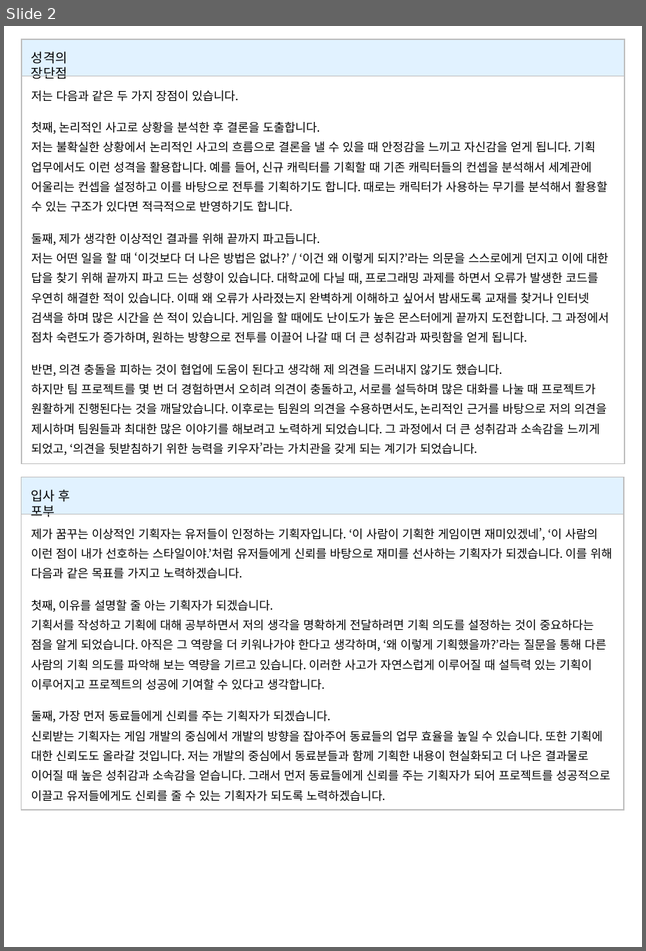
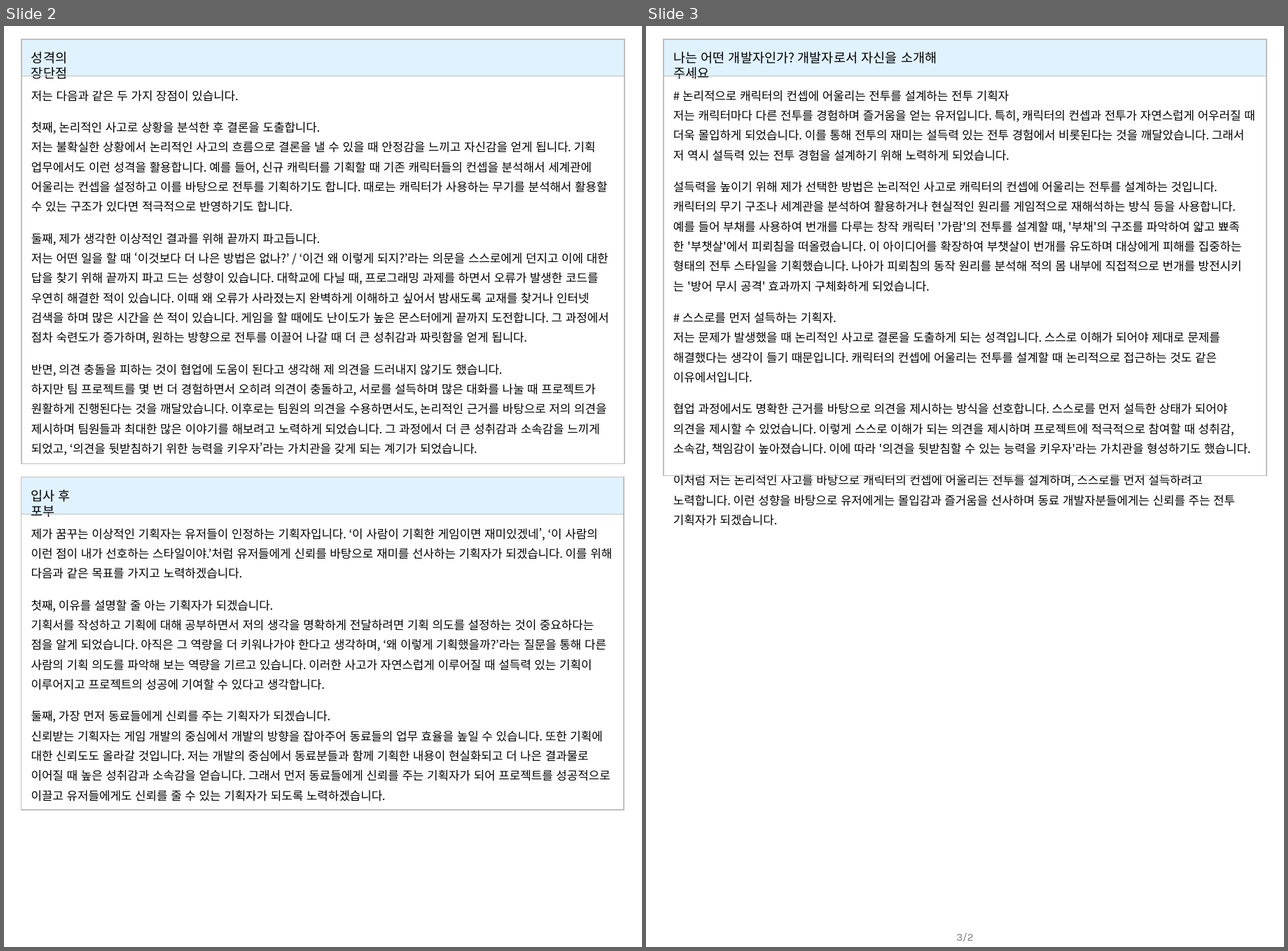
Before and after one commit to hjs0913/GameDesign, a slide deck: 제출 문서 모음/자소서/게임기획_홍진선_자기소개서.pptx. Shown side by side, each under a label of ours: slide 2 before the commit, slides 2 and 3 after it. The pictures are 646x951 and 1288x951 pixels, drawn with LibreOffice and Linux fonts; fonts in the diff are those of the drawing. Boxes give left, top, right and bottom in pixels: in the first picture for what was removed or moved away, otherwise in the second. Text is boxed around its words. In the diff, an @@ line names an element or a change of style, - is before the commit and + after.

```diff
--- a/제출 문서 모음/자소서/게임기획_홍진선_자기소개서.pptx
+++ b/제출 문서 모음/자소서/게임기획_홍진선_자기소개서.pptx
@@ slide 3 added at box(646, 26, 1284, 947), background #FFFFFF @@
@@ group added at box(664, 39, 1267, 486): 2 texts, 2 rectangles, 1 line @@
+# 논리적으로 캐릭터의 컨셉에 어울리는 전투를 설계하는 전투 기획자
+저는 캐릭터마다 다른 전투를 경험하며 즐거움을 얻는 유저입니다. 특히, 캐릭터의 컨셉과 전투가 자연스럽게 어우러질 때 더욱 몰입하게 되었습니다. 이를 통해 전투의 재미는 설득력 있는 전투 경험에서 비롯된다는 것을 깨달았습니다. 그래서 저 역시 설득력 있는 전투 경험을 설계하기 위해 노력하게 되었습니다.
+설득력을 높이기 위해 제가 선택한 방법은 논리적인 사고로 캐릭터의 컨셉에 어울리는 전투를 설계하는 것입니다. 캐릭터의 무기 구조나 세계관을 분석하여 활용하거나 현실적인 원리를 게임적으로 재해석하는 방식 등을 사용합니다. 예를 들어 부채를 사용하여 번개를 다루는 창작 캐릭터 '가람'의 전투를 설계할 때, '부채'의 구조를 파악하여 얇고 뾰족한 '부챗살'에서 피뢰침을 떠올렸습니다. 이 아이디어를 확장하여 부챗살이 번개를 유도하며 대상에게 피해를 집중하는 형태의 전투 스타일을 기획했습니다. 나아가 피뢰침의 동작 원리를 분석해 적의 몸 내부에 직접적으로 번개를 방전시키는 '방어 무시 공격' 효과까지 구체화하게 되었습니다.
+# 스스로를 먼저 설득하는 기획자.
+저는 문제가 발생했을 때 논리적인 사고로 결론을 도출하게 되는 성격입니다. 스스로 이해가 되어야 제대로 문제를 해결했다는 생각이 들기 때문입니다. 캐릭터의 컨셉에 어울리는 전투를 설계할 때 논리적으로 접근하는 것도 같은 이유에서입니다.
+협업 과정에서도 명확한 근거를 바탕으로 의견을 제시하는 방식을 선호합니다. 스스로를 먼저 설득한 상태가 되어야 의견을 제시할 수 있었습니다. 이렇게 스스로 이해가 되는 의견을 제시하며 프로젝트에 적극적으로 참여할 때 성취감, 소속감, 책임감이 높아졌습니다. 이에 따라 '의견을 뒷받침할 수 있는 능력을 키우자'라는 가치관을 형성하기도 했습니다.
+이처럼 저는 논리적인 사고를 바탕으로 캐릭터의 컨셉에 어울리는 전투를 설계하며, 스스로를 먼저 설득하려고 노력합니다. 이런 성향을 바탕으로 유저에게는 몰입감과 즐거움을 선사하며 동료 개발자분들에게는 신뢰를 주는 전투 기획자가 되겠습니다.
+나는 어떤 개발자인가? 개발자로서 자신을 소개해 주세요
@@ page number added at box(956, 933, 973, 942), 9 pt, text #797979 @@
+3/2
```
Also in this commit, not shown: 1 other slide added.
